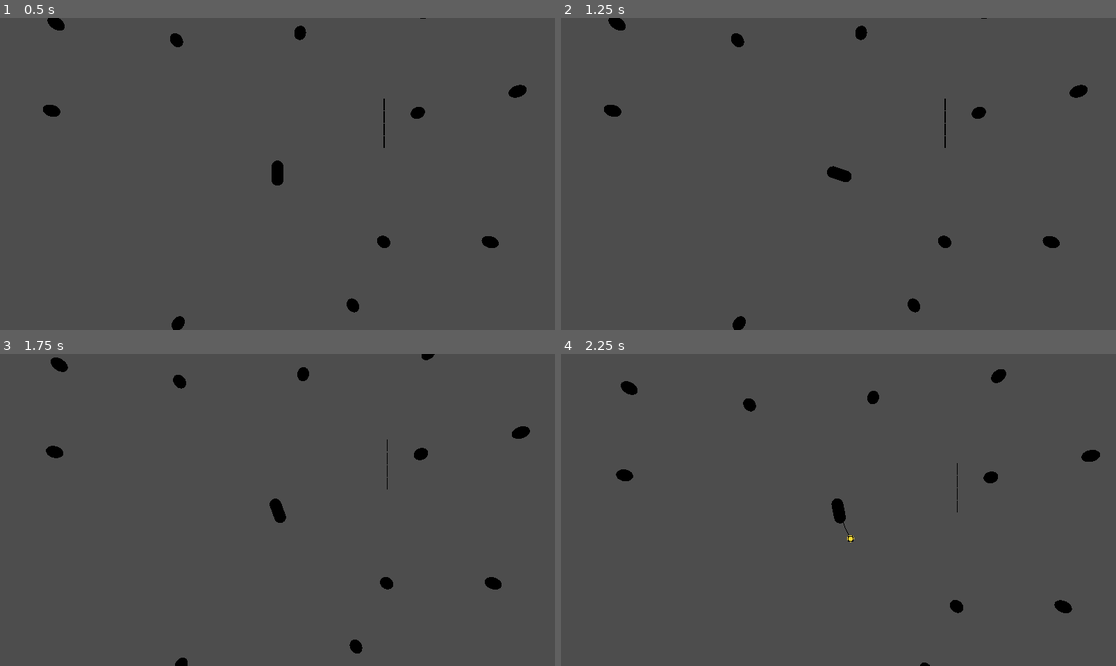
Above: before the commit, frames 1-4 (two rows, left to right).
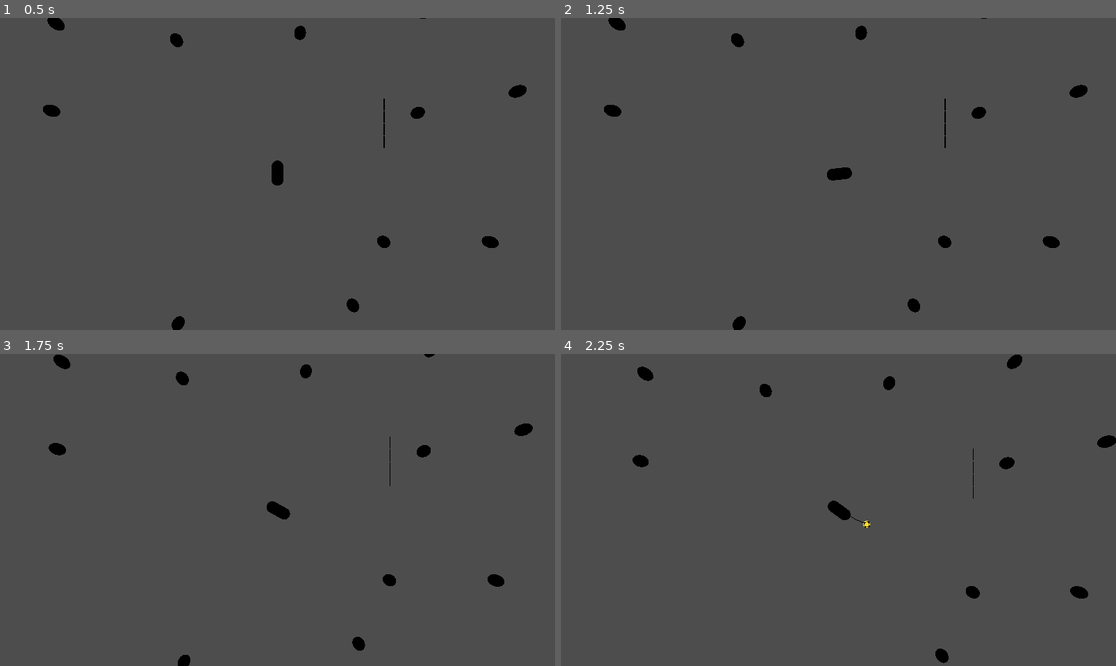
Above: after the commit, the same moments.

Repository: ALP-Games/Asteroid-collection-game
Game: Godot game, scene res://levels/world.tscn
Two runs of this game, one before a commit and one after it. Both use one fixed random seed, a clock stepped at 60 frames per second and the inputs below.
Inputs (mouse positions are in pixels of both pictures, inside the frame that each line leads up to):
- Up to frame 1 (0.5 s): no input
- Up to frame 2 (1.25 s): tap Enter at 0.5 s; move the mouse to (960, 158) at 0.52 s; hold D (rot_right) from 0.53 s (still down); click (960, 158) at 0.6 s
- Up to frame 3 (1.75 s): move the mouse to (166, 525) at 1.27 s; release D (rot_right) at 1.28 s; hold S (reverse) from 1.28 s (still down); tap Space (stop) at 1.35 s
- Up to frame 4 (2.25 s): move the mouse to (894, 441) at 2.02 s; release S (reverse) at 2.03 s; hold D (rot_right) from 2.03 s (still down); click (894, 441) at 2.1 s

Frame 1 is identical in both runs. In frame 2, less than 0.1% of the frame differs, in the area x 47-53%, y 47-53%; in frame 3, 0.8%; in frame 4, 1.9%, in the area x 9-100%, y 0-100%.

Commit message:
turn acceleration and max turn speed changed

Diff:
--- a/levels/world.tscn
+++ b/levels/world.tscn
@@ -13,6 +13,8 @@
 target = NodePath("../PlayerShip")
 
 [node name="PlayerShip" parent="." instance=ExtResource("1_2mgkc")]
+turn_acceleration = 8.0
+max_turn_speed = 3.0
 
 [node name="Asteroid" parent="." instance=ExtResource("2_tsgde")]
 transform = Transform3D(1, 0, 0, 0, 1, 0, 0, 0, 1, 18.1092, -1.90735e-06, 5.79686)
